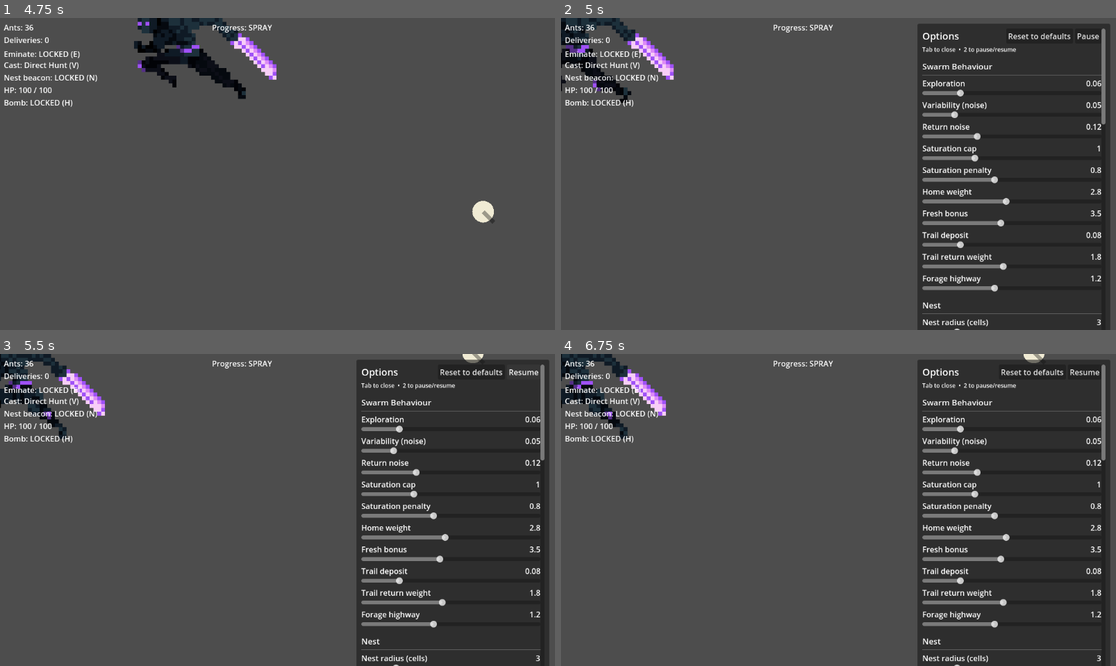
Above: before the commit, frames 1-4 (two rows, left to right).
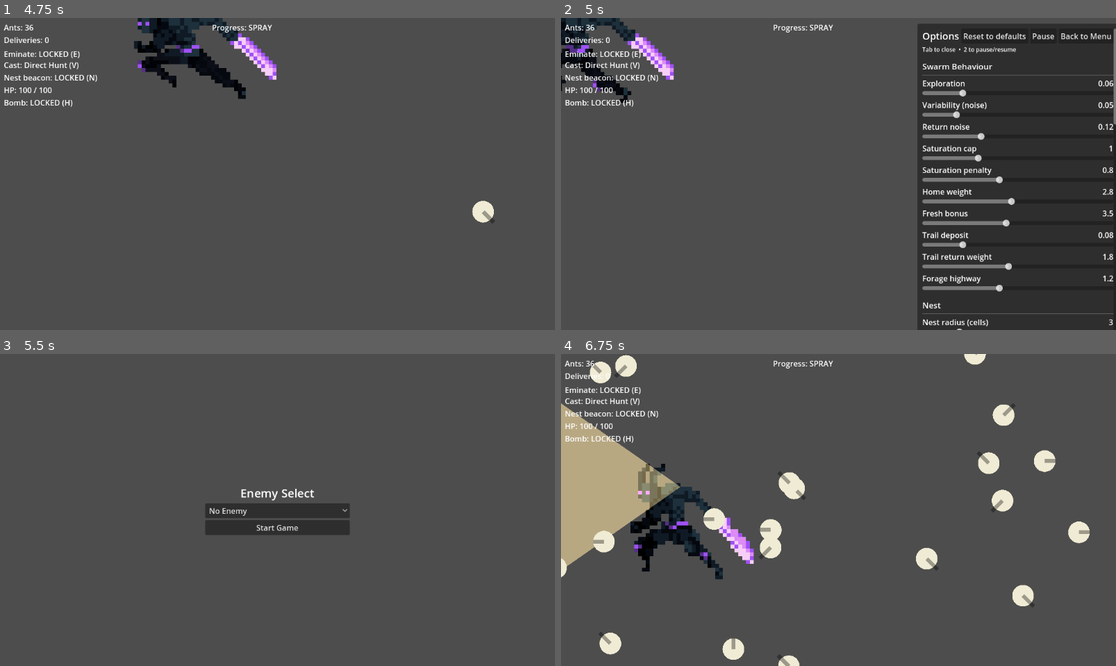
Above: after the commit, the same moments.

Repository: Luffy-design-AJ/Projects-MIT
Game: Godot game, scene res://main_menu.tscn
Two runs of this game, one before a commit and one after it. Both use one fixed random seed, a clock stepped at 60 frames per second and the inputs below.
Inputs (mouse positions are in pixels of both pictures, inside the frame that each line leads up to):
- Up to frame 1 (4.75 s): click "Start Game" at 0.5 s; tap Enter at 1.25 s; move the mouse to (399, 158) at 1.27 s; hold Right (move_right) 1.28-2.03 s; tap C (Attack) at 1.35 s; move the mouse to (166, 189) at 2.02 s; hold Down (move_down) 2.03-2.78 s; tap S (aim_down) at 2.1 s; move the mouse to (333, 105) at 2.77 s; hold Right (move_right) 2.78-3.53 s; tap A (aim_left) at 2.85 s; move the mouse to (249, 236) at 3.52 s; hold Up (move_up) 3.53-4.28 s; tap D (aim_right) at 3.6 s; move the mouse to (444, 220) at 4.27 s; hold Left (move_left) from 4.28 s (still down); tap W (aim_up) at 4.35 s
- Up to frame 2 (5 s): keep holding Left (move_left); tap Tab (toggle_options) at 4.9 s
- Up to frame 3 (5.5 s): release Left (move_left) at 5 s; click (527, 372) at 5 s, where only the run after the commit has a clickable "Back to Menu"
- Up to frame 4 (6.75 s): click (838, 528) at 5.75 s, where only the run after the commit has a clickable "Start Game"; move the mouse to (672, 463) at 6.52 s; hold Left (move_left) from 6.53 s (still down); tap X (cast) at 6.6 s

Frame 1 is identical in both runs. In frame 2, 2.2% of the frame differs, in the area x 70-100%, y 2-100%; in frame 3, 38%; in frame 4, 45%, in the area x 0-99%, y 0-100%.

Commit message:
Add 'Back to Menu' button in options panel

Diff:
--- a/scripts/options_panel.gd
+++ b/scripts/options_panel.gd
@@ -155,6 +155,12 @@
 	head.add_child(_pause_button)
 	_pause_button.pressed.connect(_toggle_paused)
 
+	var menu_button := Button.new()
+	menu_button.text = "Back to Menu"
+	menu_button.focus_mode = Control.FOCUS_NONE
+	head.add_child(menu_button)
+	menu_button.pressed.connect(_back_to_menu)
+
 	var hint := Label.new()
 	hint.text = "Tab to close  •  2 to pause/resume"
 	hint.add_theme_font_size_override("font_size", 12)
@@ -296,3 +302,8 @@
 	elif stepv >= 0.01:
 		decimals = 2
 	return String.num(v, decimals)
+
+
+func _back_to_menu() -> void:
+	get_tree().paused = false
+	get_tree().change_scene_to_file("res://main_menu.tscn")
